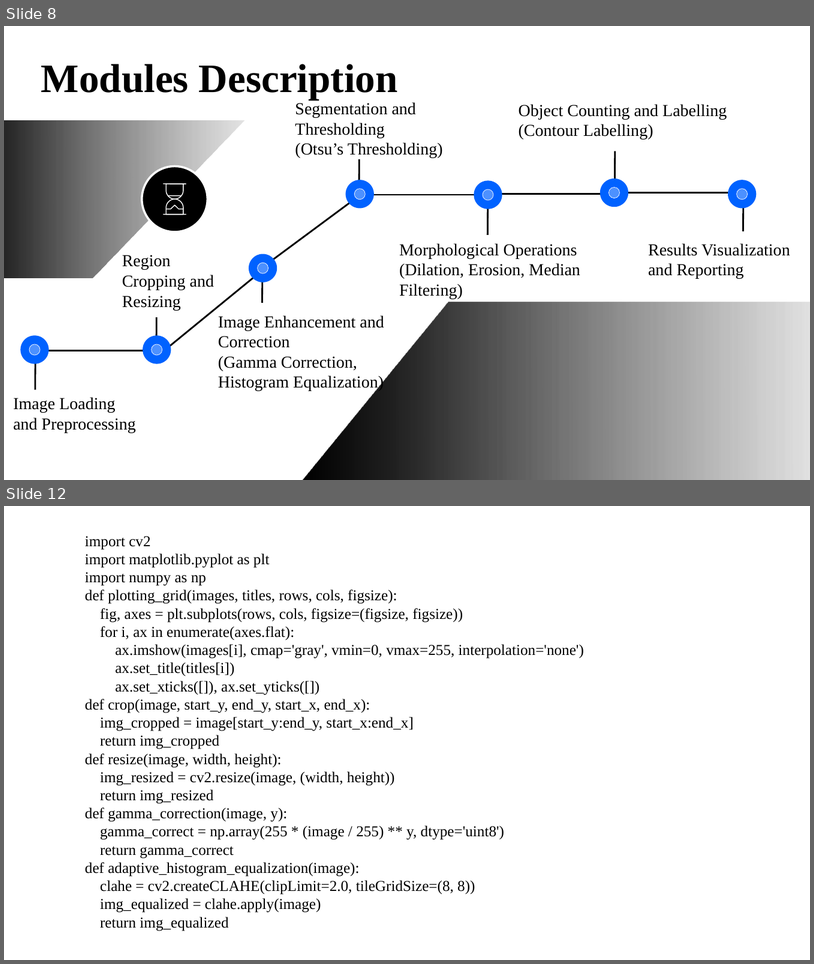
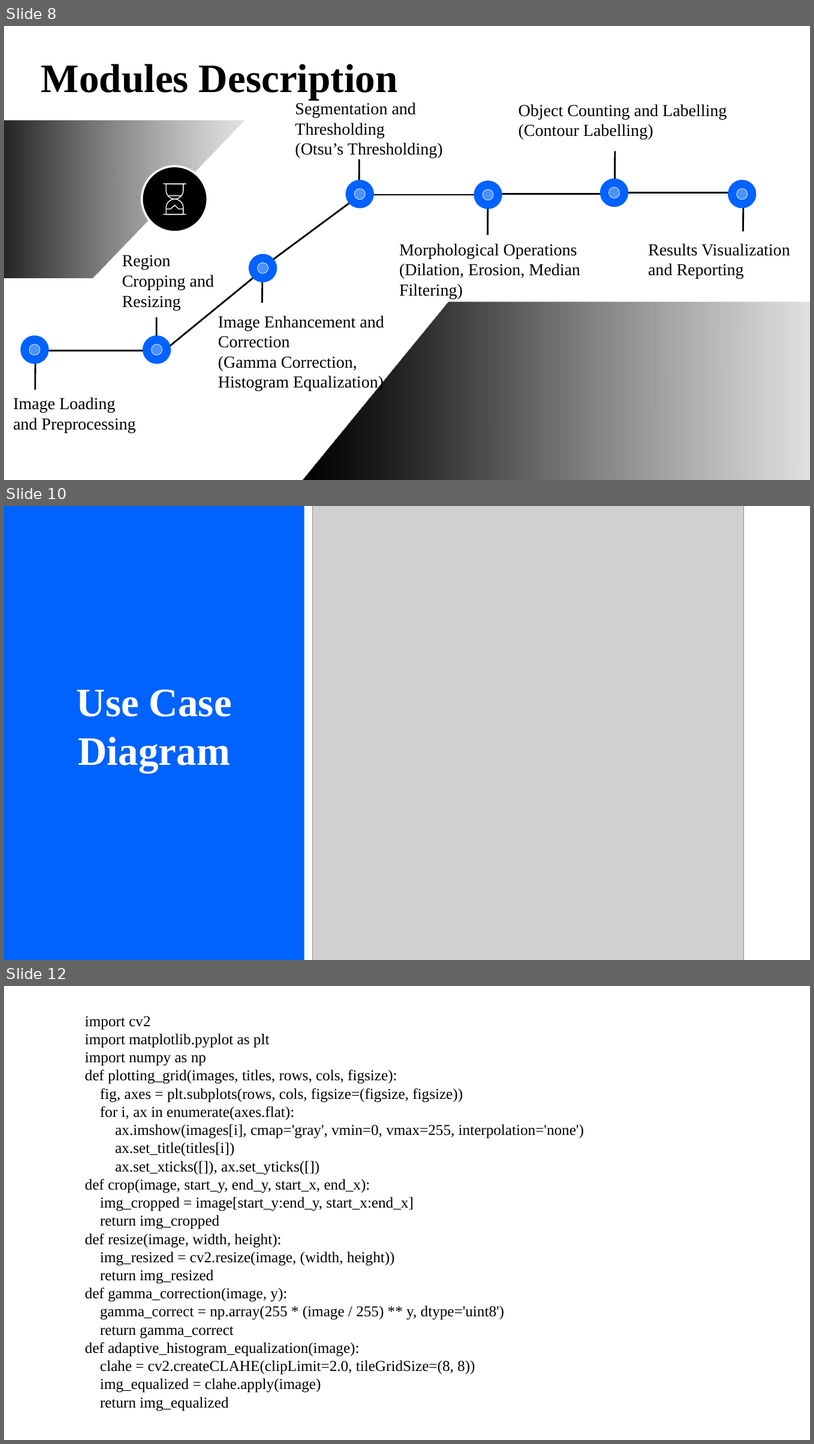
Before and after one commit to Chakrapani2122/Major-Project, a slide deck: Major Project.pptx. Shown one above the other, each under a label of ours: slides 8 and 12 before the commit, slides 8, 10 and 12 after it; the slides between them are not shown. The pictures are 814x964 and 814x1444 pixels, drawn with LibreOffice and Linux fonts; fonts in the diff are those of the drawing; grey boxes stand for pictures. Boxes give left, top, right and bottom in pixels: in the first picture for what was removed or moved away, otherwise in the second. Text is boxed around its words. In the diff, an @@ line names an element or a change of style, - is before the commit and + after.

```diff
--- a/Major Project.pptx
+++ b/Major Project.pptx
@@ slide 10 added at bbox=[4, 506, 810, 960], background #FFFFFF @@
@@ rectangle added at bbox=[4, 506, 305, 960], fill #0062FF @@
@@ picture added at bbox=[312, 506, 744, 960] @@
@@ text added at bbox=[77, 689, 232, 772], 48 pt, text #FFFFFF, bold @@
+Use Case
+Diagram
```
Also in this commit, not shown: 6 slides changed, 1 slide removed, 15 other files.
